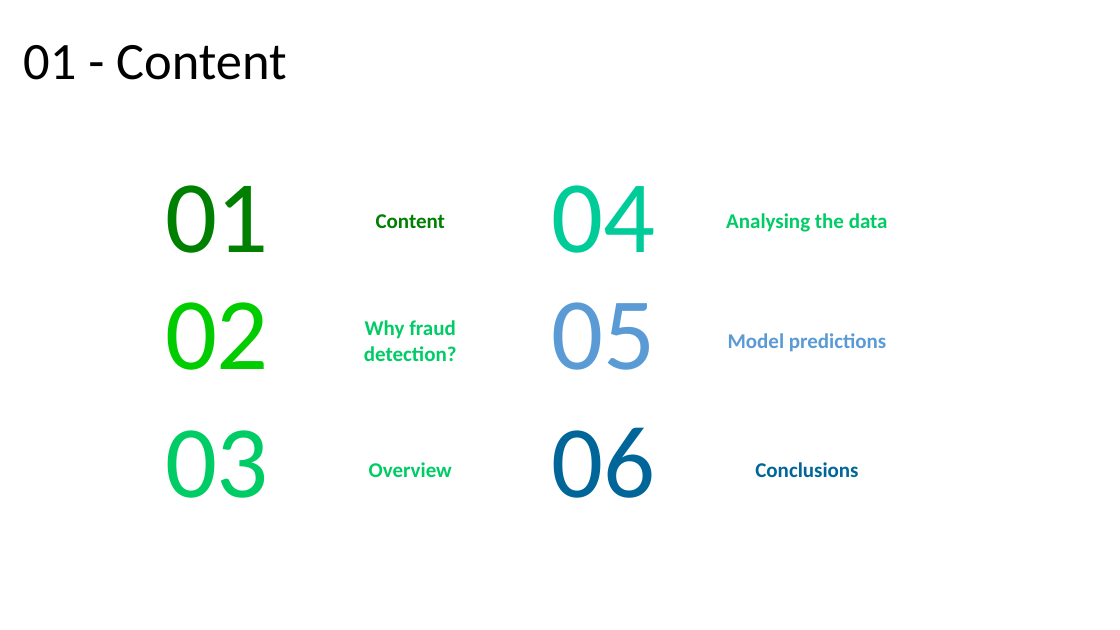
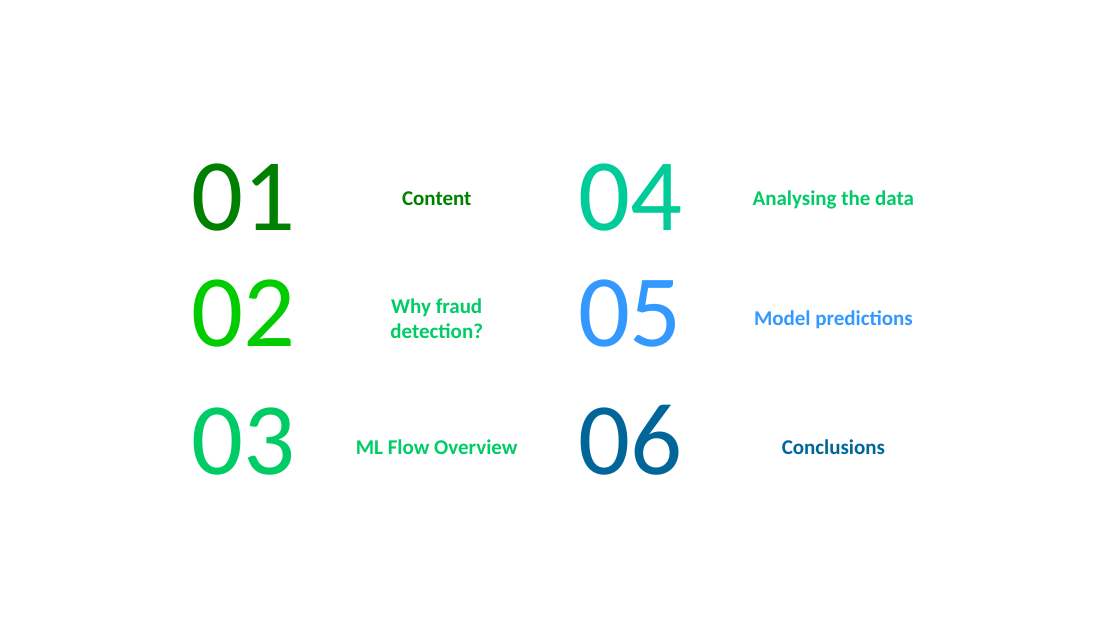
Before and after one commit to dperher/ai_personal_capstone, a slide deck: slide 3 of fraud_detection.pptx (slide 2 before the commit). Drawn at 1120x630 pixels with LibreOffice and Linux fonts; fonts in the diff are those of the drawing. Boxes give left, top, right and bottom in pixels: in the first picture for what was removed or moved away, otherwise in the second. Text is boxed around its words. In the diff, an @@ line names an element or a change of style, - is before the commit and + after.

```diff
--- a/fraud_detection.pptx
+++ b/fraud_detection.pptx
@@ title removed at <box>23,45,287,80</box> @@
-01 - Content
@@ text "02": place and size @@
-text "02" at <box>165,302,269,370</box>
+text "02" at <box>192,279,296,347</box>
@@ text "05": place and size @@
-text "05" at <box>552,302,656,370</box>
+text "05" at <box>578,279,682,347</box>
@@ text "05" at <box>578,279,682,347</box>: text colour #5B9BD5 to #3399FF @@
@@ text "Model predictions" at <box>754,310,912,329</box>: text colour #5B9BD5 to #3399FF @@
@@ 9 texts: place and size @@
-9 texts at <box>165,185,888,498</box>
+9 texts at <box>192,163,914,475</box>
@@ text at <box>356,439,517,454</box>: text changed @@
-Overview
+ML Flow Overview
```
Also in this commit, not shown: 1 other slide changed, 12 slides added, 1 slide removed.
